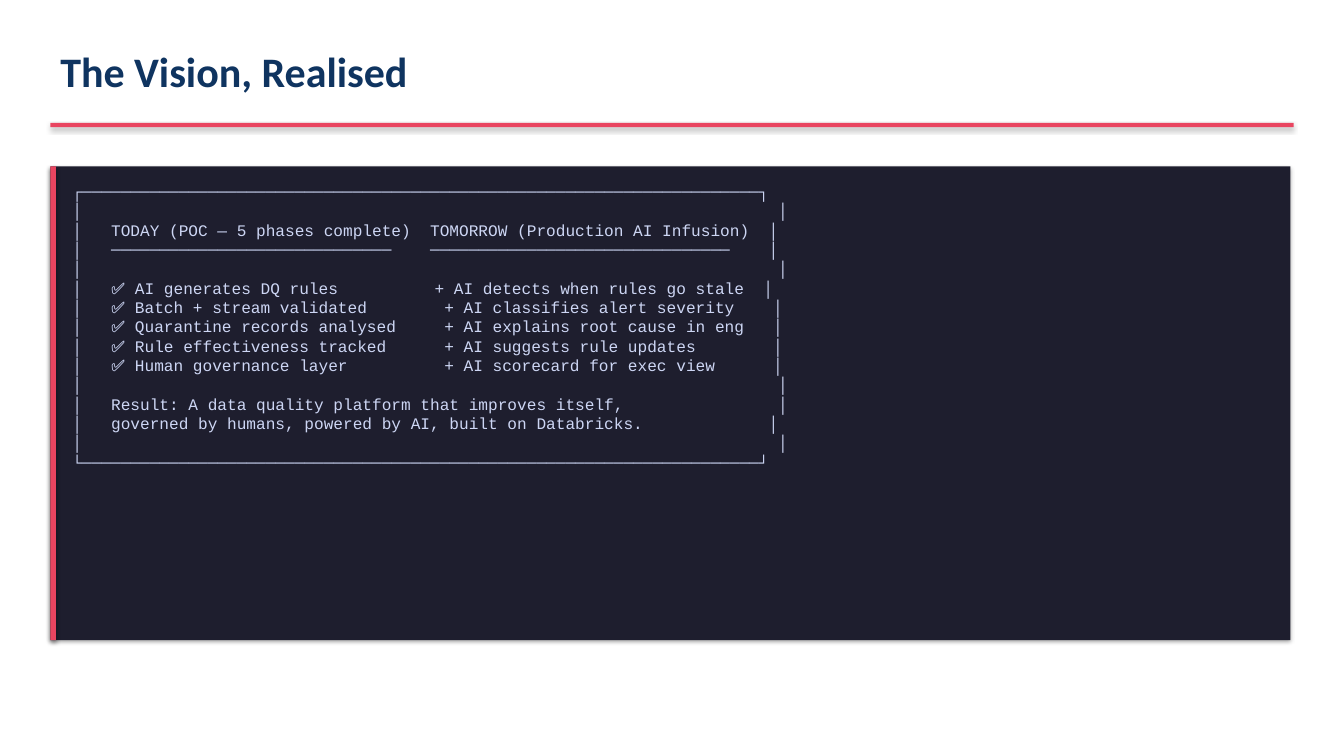
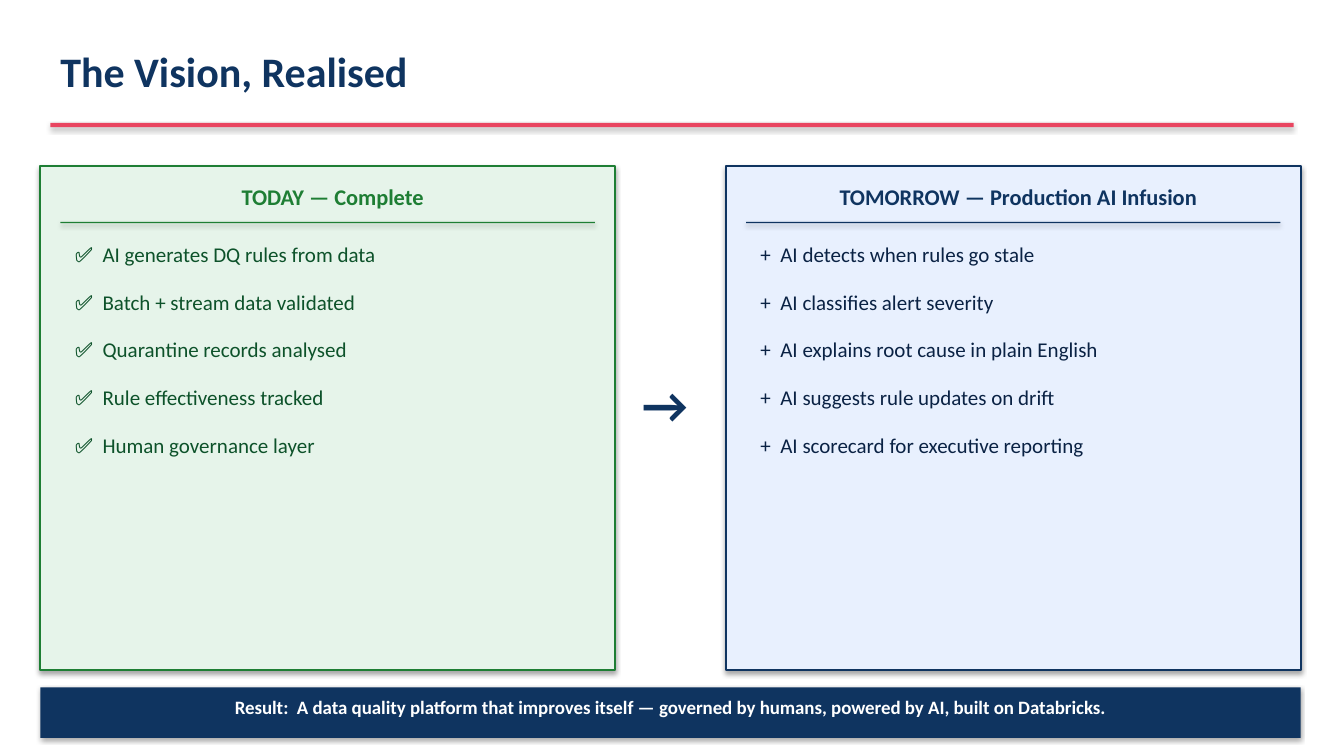
Before and after one commit to ameyadeshmukh-16/databricks-dqx-poc, a slide deck: slide 36 of AI_Infusion_Delivery_Assessment.pptx. Drawn at 1344x756 pixels with LibreOffice and Linux fonts; fonts in the diff are those of the drawing. Boxes give left, top, right and bottom in pixels: in the first picture for what was removed or moved away, otherwise in the second. Text is boxed around its words. In the diff, an @@ line names an element or a change of style, - is before the commit and + after.

```diff
--- a/AI_Infusion_Delivery_Assessment.pptx
+++ b/AI_Infusion_Delivery_Assessment.pptx
@@ rectangle: place and size @@
-rectangle at bbox=[50, 166, 1291, 640]
+rectangle at bbox=[40, 166, 615, 670]
@@ rectangle at bbox=[40, 166, 615, 670]: fill #1E1E2E to #E6F4EA; outline none to #1E7E34 1.5 pt @@
@@ rectangle removed at bbox=[50, 166, 56, 640] @@
@@ rectangle added at bbox=[726, 166, 1301, 670], fill #E8F0FE, outline #0F3460 1.5 pt @@
@@ text added at bbox=[242, 189, 423, 209], 16 pt, text #1E7E34, bold @@
+TODAY — Complete
@@ text added at bbox=[840, 189, 1197, 205], 16 pt, text #0F3460, bold @@
+TOMORROW — Production AI Infusion
@@ rectangle added at bbox=[60, 222, 595, 223], fill #1E7E34 @@
@@ rectangle added at bbox=[746, 222, 1280, 223], fill #0F3460 @@
@@ text added at bbox=[103, 247, 376, 457], 15 pt, text #0D522A @@
+✅ AI generates DQ rules from data
+✅ Batch + stream data validated
+✅ Quarantine records analysed
+✅ Rule effectiveness tracked
+✅ Human governance layer
@@ text at bbox=[780, 247, 1097, 457]: text changed; size 11.5 to 15 pt; font Courier New to Calibri; text colour #CDD6F4 to #0A2244 @@
-┌──────────────────────────────────────────────────────────────────────┐
-│ │
-│ TODAY (POC — 5 phases complete) TOMORROW (Production AI Infusion) │
-│ ───────────────────────────── ─────────────────────────────── │
-│ │
-│ ✅ AI generates DQ rules + AI detects when rules go stale │
-│ ✅ Batch + stream validated + AI classifies alert severity │
-│ ✅ Quarantine records analysed + AI explains root cause in eng │
-│ ✅ Rule effectiveness tracked + AI suggests rule updates │
-│ ✅ Human governance layer + AI scorecard for exec view │
-│ │
-│ Result: A data quality platform that improves itself, │
-│ governed by humans, powered by AI, built on Databricks. │
-│ │
-└──────────────────────────────────────────────────────────────────────┘
++ AI detects when rules go stale
++ AI classifies alert severity
++ AI explains root cause in plain English
++ AI suggests rule updates on drift
++ AI scorecard for executive reporting
@@ text added at bbox=[625, 368, 706, 439], 36 pt, text #0F3460, bold @@
+→
@@ rectangle added at bbox=[40, 688, 1301, 738], fill #0F3460 @@
@@ text added at bbox=[235, 700, 1105, 718], 13.5 pt, text #FFFFFF, bold @@
+Result: A data quality platform that improves itself — governed by humans, powered by AI, built on Databricks.
```
Also in this commit, not shown: 4 other slides changed, 1 slide added, 1 slide removed, 1 other file.
